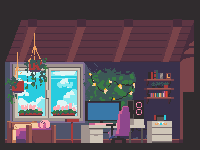
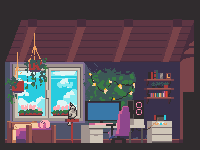
Layers edited between the first and the second w=200, h=150 image:
added layer "Paint Layer 24" above "CEILING" over 64, 102, 77, 126
painted on "Paint Layer 9" over 64, 102, 77, 126
"Paint Layer 17": blend normal → other over 67, 102, 159, 130
painted on "Paint Layer 1" over 64, 102, 159, 130
